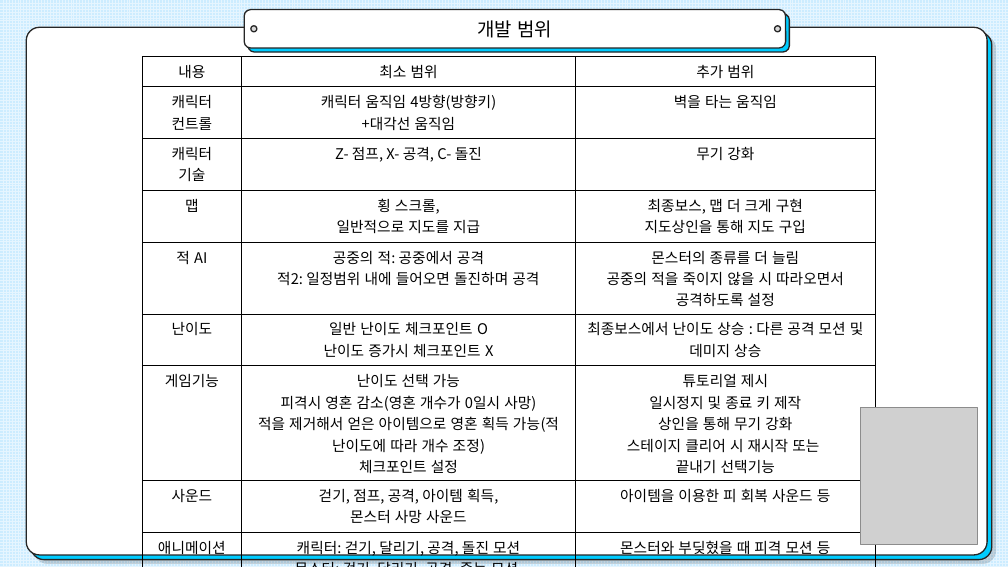
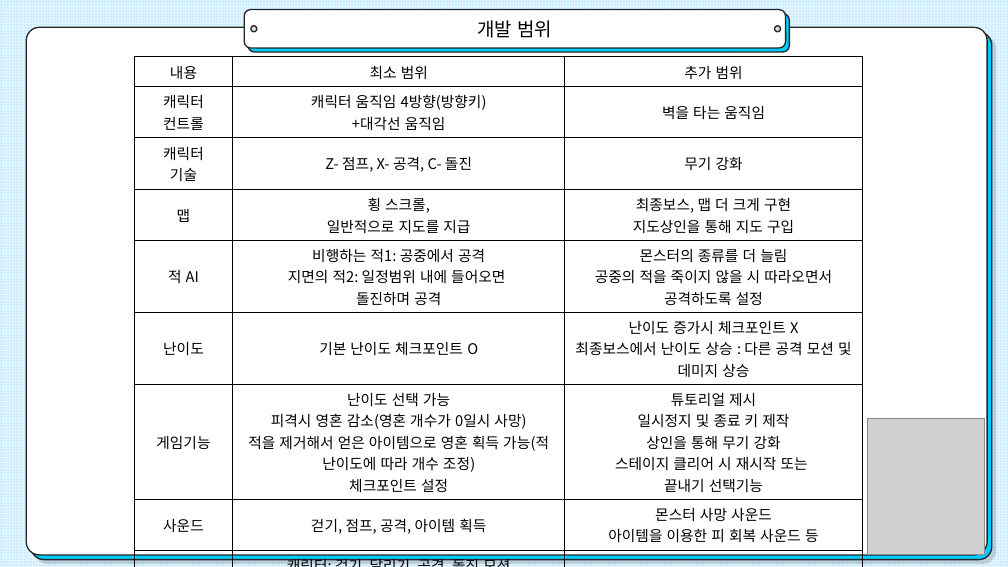
Before and after one commit to yeonii01/2020180038_2DGP_DRILL, a slide deck: slide 3 of 프로젝트1차/프로젝트 1차 발표 ppt.pptx. Drawn at 1008x567 pixels with LibreOffice and Linux fonts; fonts in the diff are those of the drawing; grey boxes stand for pictures. Boxes give left, top, right and bottom in pixels: in the first picture for what was removed or moved away, otherwise in the second. Text is boxed around its words. In the diff, an @@ line names an element or a change of style, - is before the commit and + after.

```diff
--- a/프로젝트1차/프로젝트 1차 발표 ppt.pptx
+++ b/프로젝트1차/프로젝트 1차 발표 ppt.pptx
@@ table at (135,57,863,554) @@
-row 5, column 2: 공중의 적: 공중에서 공격 / 적2: 일정범위 내에 들어오면 돌진하며 공격
+row 5, column 2: 비행하는 적1: 공중에서 공격 / 지면의 적2: 일정범위 내에 들어오면 / 돌진하며 공격
-row 6, column 2: 일반 난이도 체크포인트 O / 난이도 증가시 체크포인트 X
+row 6, column 2: 기본 난이도 체크포인트 O
-row 6, column 3: 최종보스에서 난이도 상승 : 다른 공격 모션 및 데미지 상승
+row 6, column 3: 난이도 증가시 체크포인트 X / 최종보스에서 난이도 상승 : 다른 공격 모션 및 데미지 상승
-row 8, column 2: 걷기, 점프, 공격, 아이템 획득, / 몬스터 사망 사운드
+row 8, column 2: 걷기, 점프, 공격, 아이템 획득
-row 8, column 3: 아이템을 이용한 피 회복 사운드 등
+row 8, column 3: 몬스터 사망 사운드 / 아이템을 이용한 피 회복 사운드 등
@@ table: place and size @@
-table at (142,57,875,561)
+table at (135,57,863,554)
@@ picture: place and size @@
-picture at (861,408,978,544)
+picture at (867,418,985,554)
```
Also in this commit, not shown: 1 other slide changed.
